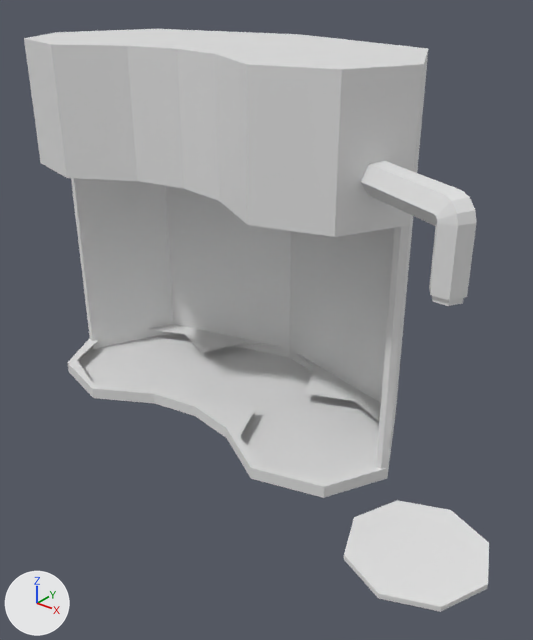
A saved change to the Blender file Assets/3D object/Blender_hilut/mixer.blend.
Both versions are drawn from a 50 mm lens placed at (7.8, -9.28, 7.16), pointed at (1.37, -1.24, 2.18). The lights are fixed; the arrows at lower left show +X, +Y and +Z.

In view in the first picture: 'Casing', 'Output beaker pos', 'Output nosel'.
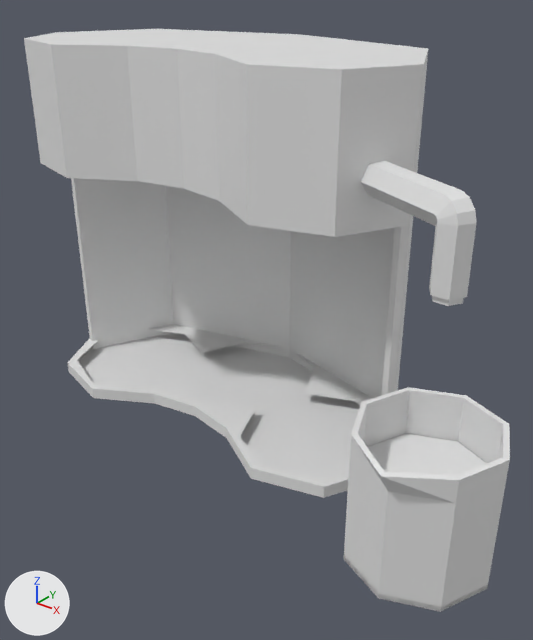
Commit message: Mixer blend file again, I keep doing something apparently

The change, as JSON lines over the scene's bpy script:
```json
{"op": "remove", "block": "ob_beaker", "code": "ob_beaker.hide_set(True)"}
```

What differs and where, as boxes [x1, y1, x2, y2] in the pictures (533 x 640 px):
```json
{"object": "Beaker", "change": "shown", "after": [344, 387, 510, 612]}
{"object": "Output beaker pos", "change": "unchanged, covered by the edit", "before": [344, 500, 489, 612], "after": [344, 557, 488, 611]}
```
